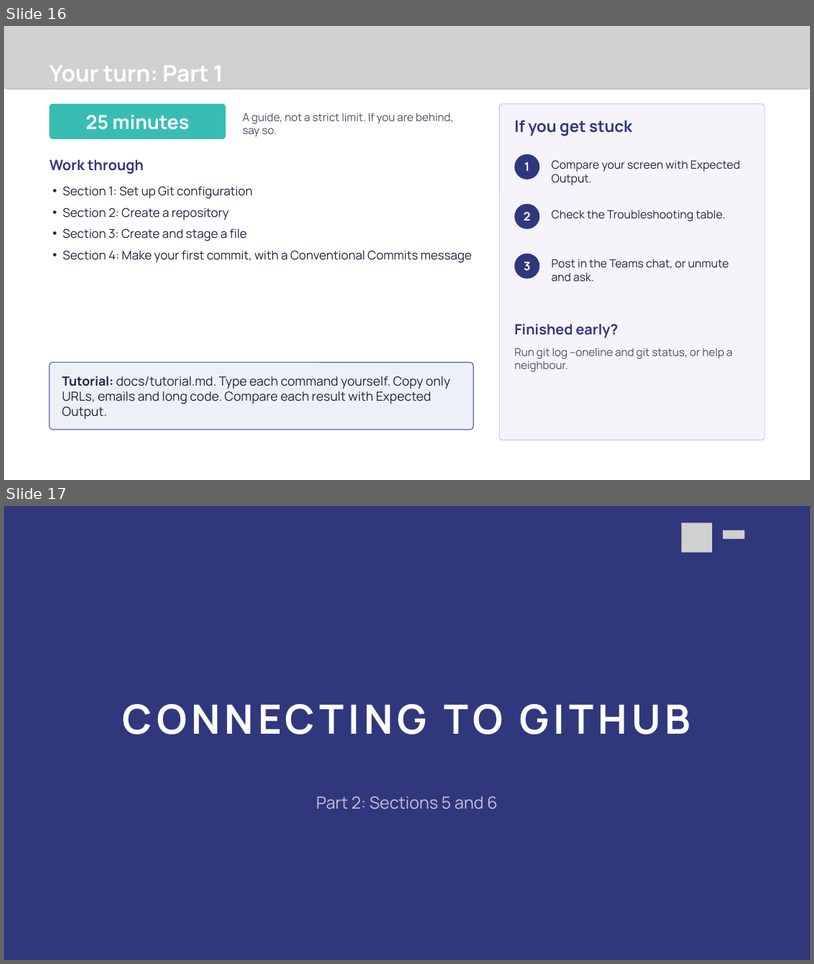
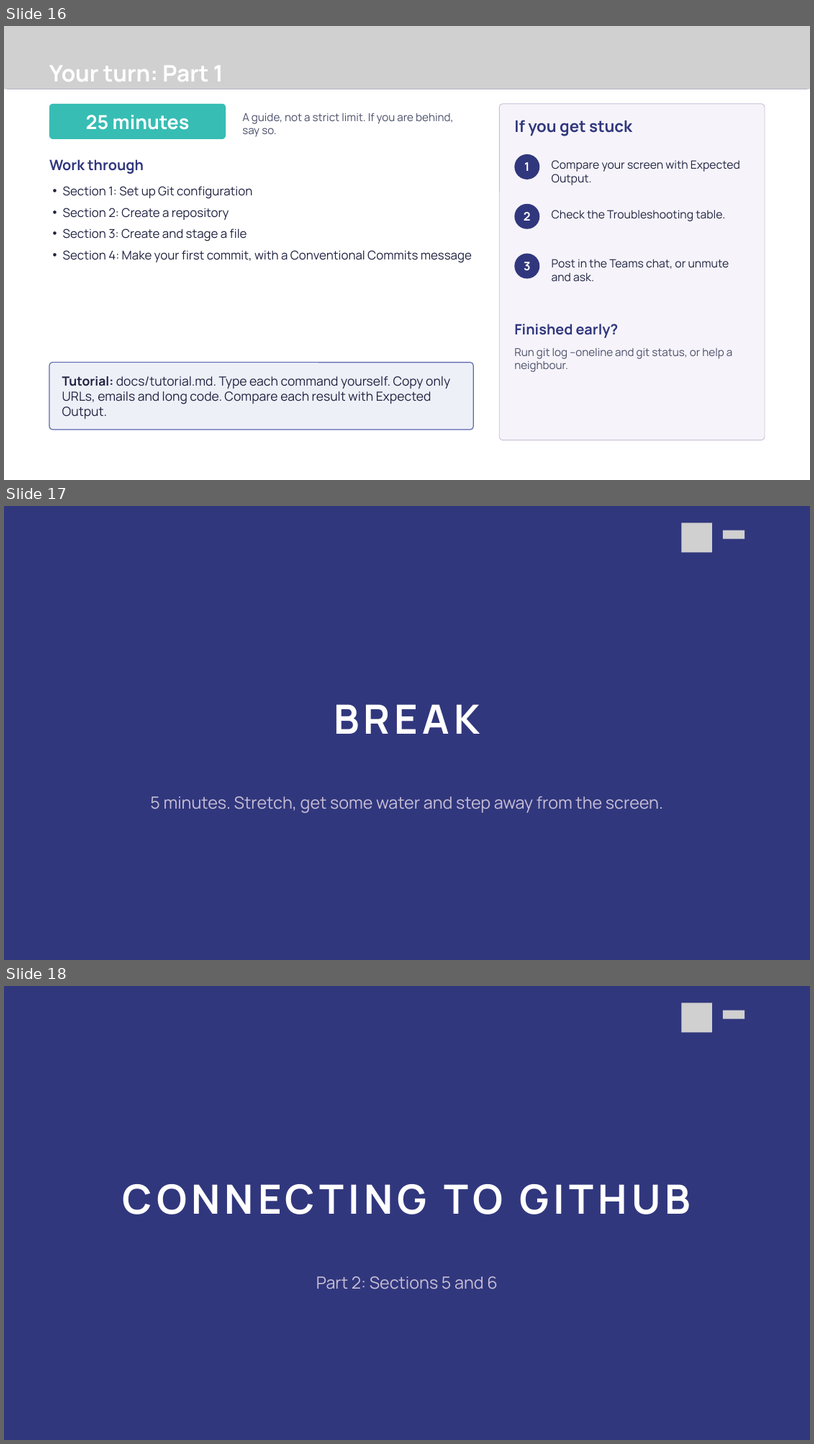
Before and after one commit to Revolution-Data-Platforms/Introduction-to-Git-Workshop, a slide deck: presentation/introduction-to-git-workshop.pptx. Shown one above the other, each under a label of ours: slides 16 and 17 before the commit, slides 16, 17 and 18 after it. The pictures are 814x964 and 814x1444 pixels, drawn with LibreOffice and Linux fonts; fonts in the diff are those of the drawing; grey boxes stand for pictures; background and template pictures are left out. Boxes give left, top, right and bottom in pixels: in the first picture for what was removed or moved away, otherwise in the second. Text is boxed around its words. In the diff, an @@ line names an element or a change of style, - is before the commit and + after.

Commit message:
feat(workshop): add break slides after the Part 1 and Part 2 work blocks
Add two optional 5-minute break slides, update the plan slide, and renumber the guide, question pack and README. Correct the Conventional Commits slide reference in the guide.

```diff
--- a/presentation/introduction-to-git-workshop.pptx
+++ b/presentation/introduction-to-git-workshop.pptx
@@ slide 17 added at (x1=4, y1=506, x2=810, y2=960), background picture (left out) @@
@@ picture added at (x1=682, y1=523, x2=712, y2=552) @@
@@ picture added at (x1=723, y1=530, x2=745, y2=539) @@
@@ text added at (x1=334, y1=704, x2=480, y2=734), 72 pt, text #FFFFFF, bold @@
+BREAK
@@ text added at (x1=150, y1=796, x2=664, y2=813), 30 pt, text #C8BFD6 @@
+5 minutes. Stretch, get some water and step away from the screen.
@@ what was slide 17 is now slide 18 @@
```
Also in this commit, not shown: 1 slide changed, 1 other slide added, 4 other files.
